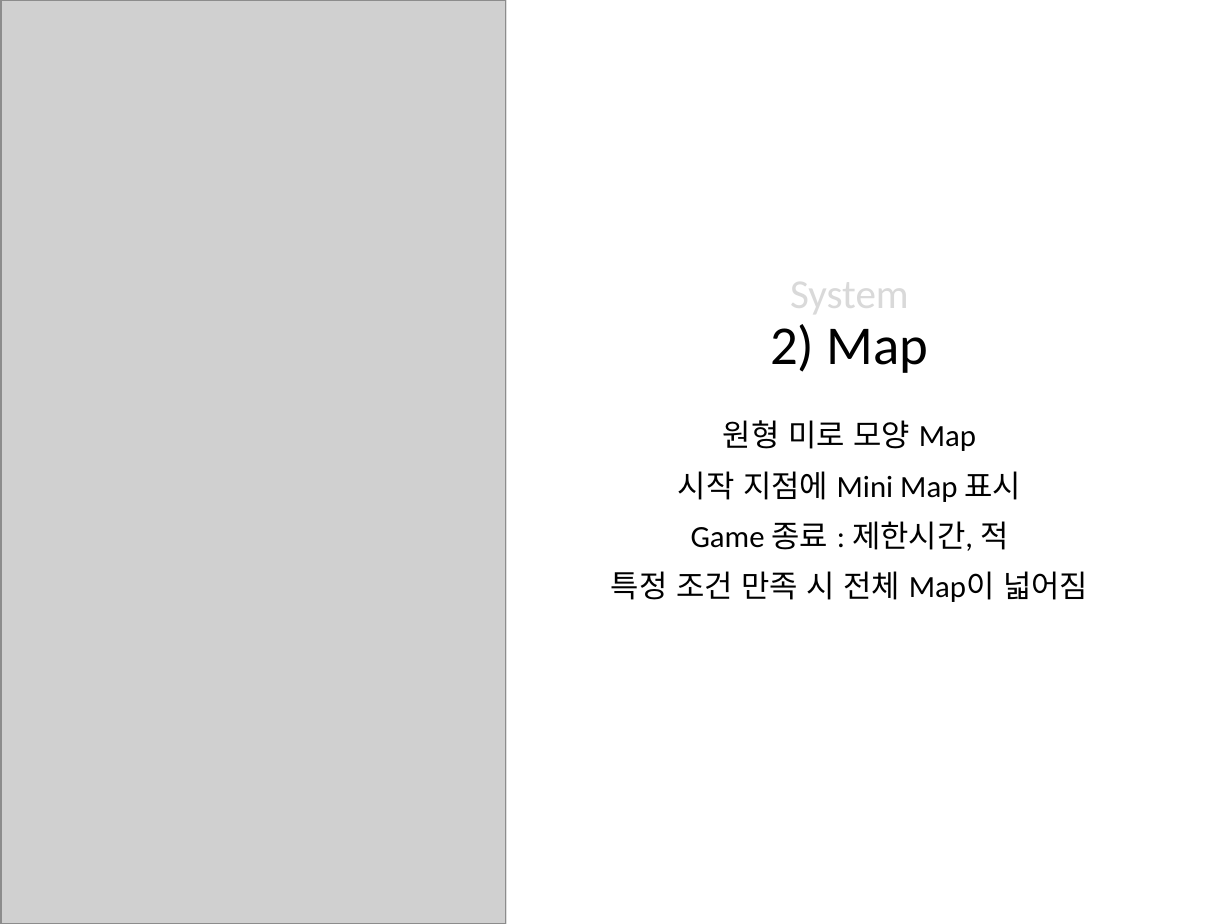
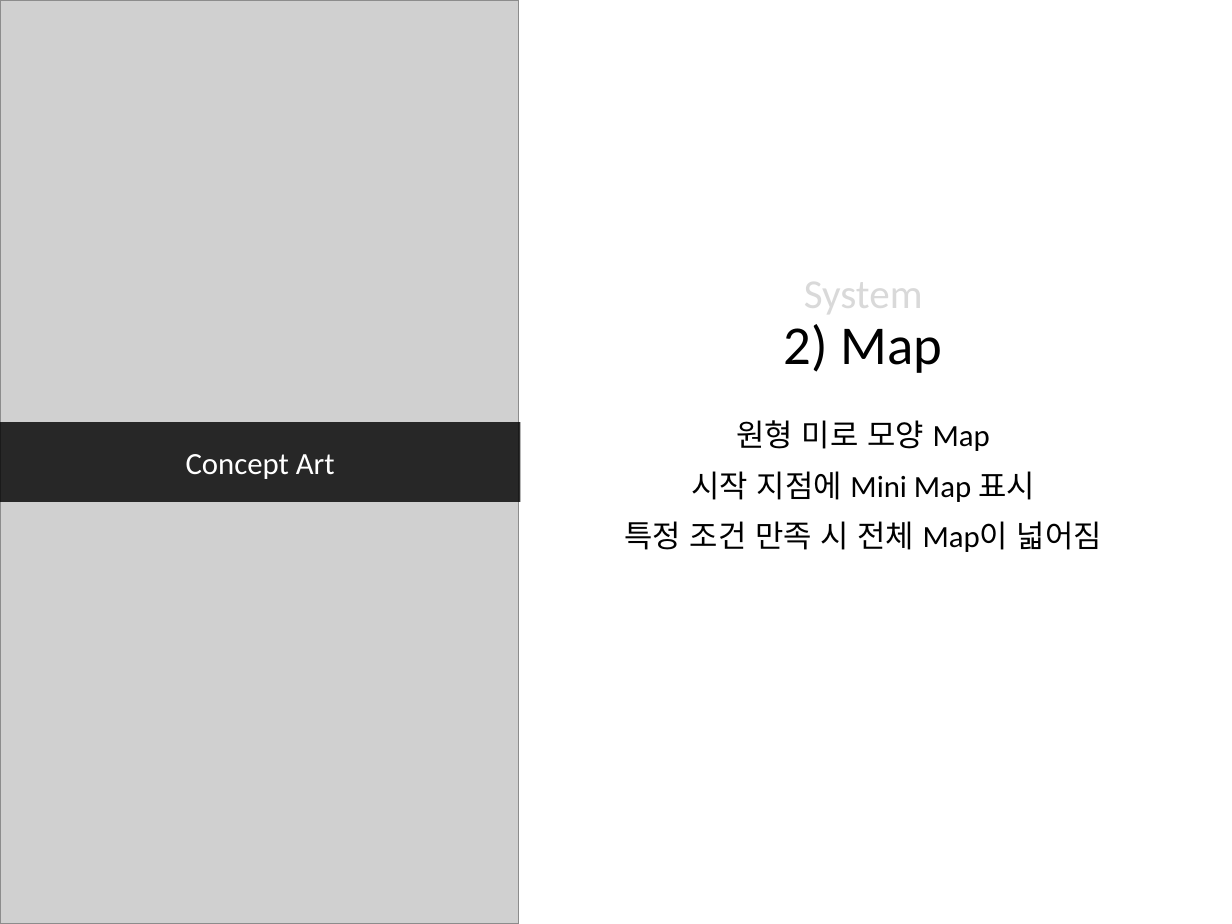
Before and after one commit to YangHun/Catdog-Line2016-D, a slide deck: slide 5 of Documentation/D.pptx. Drawn at 1232x924 pixels with LibreOffice and Linux fonts; fonts in the diff are those of the drawing; grey boxes stand for pictures; background and template pictures are left out. Boxes give left, top, right and bottom in pixels: in the first picture for what was removed or moved away, otherwise in the second. Text is boxed around its words. In the diff, an @@ line names an element or a change of style, - is before the commit and + after.

Commit message:
ppt modified

```diff
--- a/Documentation/D.pptx
+++ b/Documentation/D.pptx
@@ rectangle removed at bbox=[0, 0, 506, 924] @@
@@ picture: place and size @@
-picture at bbox=[1, 0, 506, 924]
+picture at bbox=[1, 0, 519, 924]
@@ title "System 2) Map": place and size @@
-title "System 2) Map" at bbox=[770, 269, 929, 373]
+title "System 2) Map" at bbox=[784, 269, 943, 373]
@@ text "원형 미로 모양 Map": place and size @@
-text "원형 미로 모양 Map" at bbox=[611, 420, 1088, 602]
+text "원형 미로 모양 Map" at bbox=[625, 420, 1102, 552]
@@ rectangle added at bbox=[0, 423, 520, 503], fill #000000 at 81% opacity, 18 pt, text #FFFFFF @@
+Concept Art
@@ text at bbox=[691, 521, 1008, 551]: paragraph removed @@
-Game 종료 : 제한시간, 적
```
Also in this commit, not shown: 4 other slides changed, 4 slides added, 1 slide removed.
